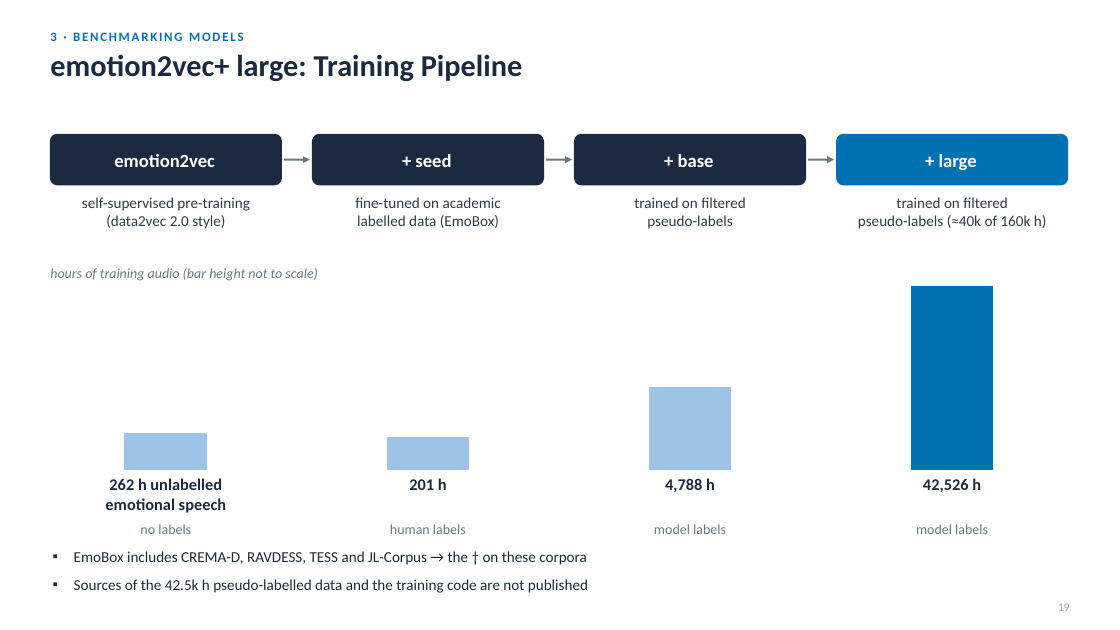
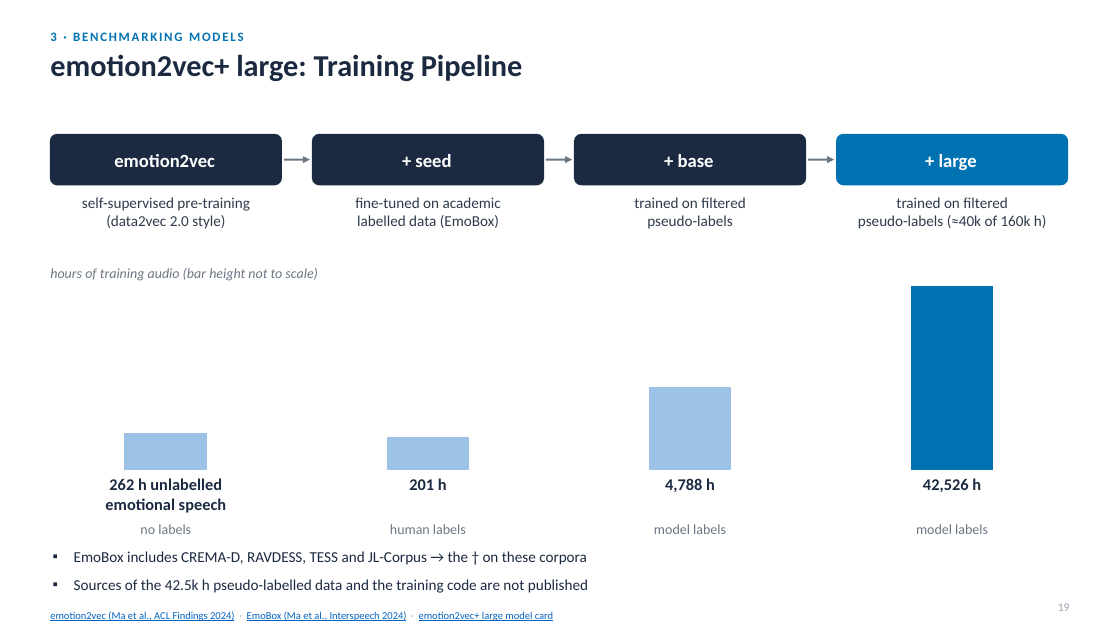
Before and after one commit to Davidlequnchen/emotion_recognition, a slide deck: slide 20 of emotion_recognition/presentation/SER_evaluation.pptx. Drawn at 1120x630 pixels with LibreOffice and Linux fonts; fonts in the diff are those of the drawing. Boxes give left, top, right and bottom in pixels: in the first picture for what was removed or moved away, otherwise in the second. Text is boxed around its words. In the diff, an @@ line names an element or a change of style, - is before the commit and + after.

```diff
--- a/emotion_recognition/presentation/SER_evaluation.pptx
+++ b/emotion_recognition/presentation/SER_evaluation.pptx
@@ text added at [50, 611, 553, 621], 9 pt, text #0563C1, underline @@
+emotion2vec (Ma et al., ACL Findings 2024) · EmoBox (Ma et al., Interspeech 2024) · emotion2vec+ large model card
```
Also in this commit, not shown: 34 other slides changed, 2 slides added, 7 other files.
